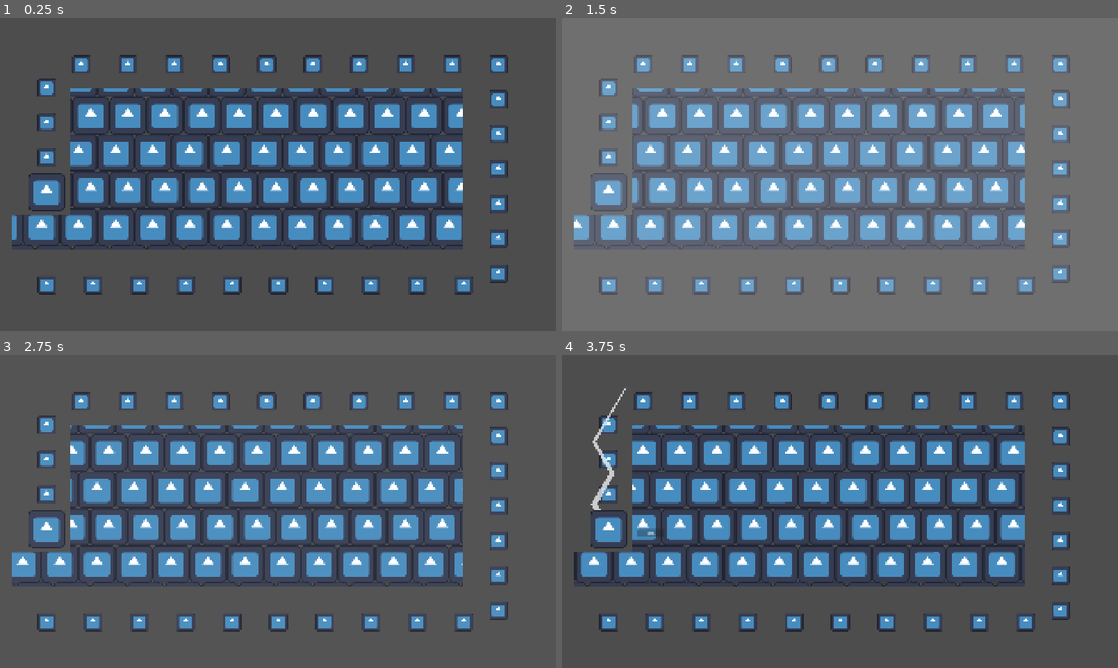
Above: before the commit, frames 1-4 (two rows, left to right).
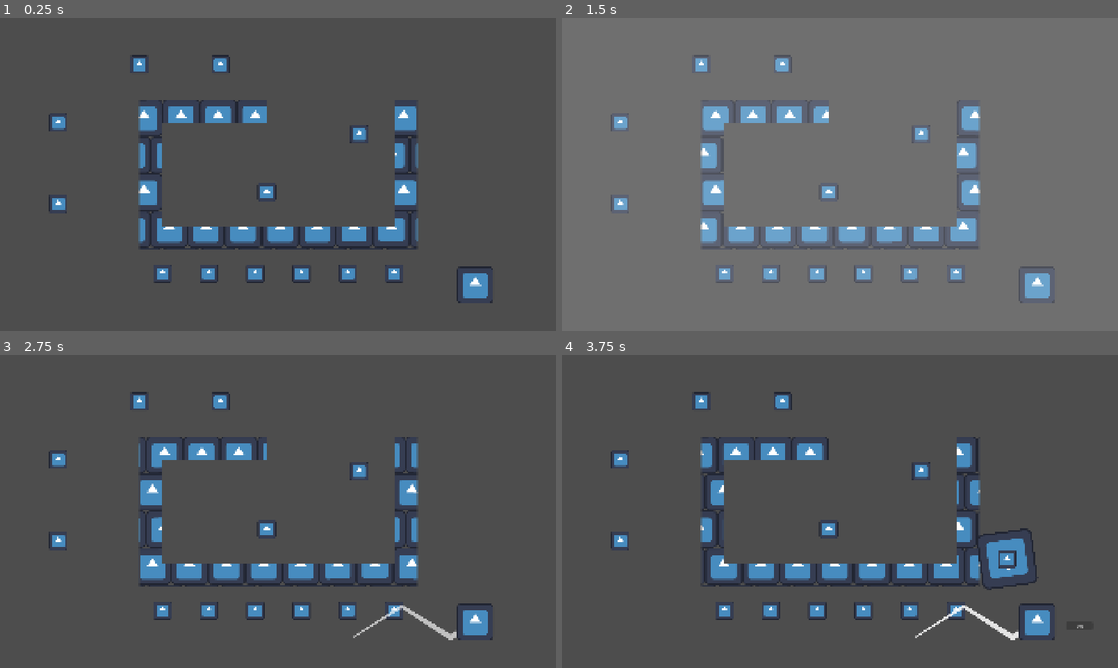
Above: after the commit, the same moments.

Repository: packapunchgames/RicoGame
Game: Godot game, scene res://ScenesAndScripts/main.tscn
Same seed, same stepped clock (60 frames per second), same inputs: the game is played once before the commit and once after it. The engine's default icon, where the game draws it, is replaced by a stand-in: a white triangle on a blue panel in a dark square.
Inputs (mouse positions are in pixels of both pictures, inside the frame that each line leads up to):
- Up to frame 1 (0.25 s): no input
- Up to frame 2 (1.5 s): move the mouse to (962, 158) at 0.52 s; press the mouse at (962, 158) at 0.53 s; move the mouse to (728, 190) at 1.27 s; release the mouse at (728, 190) at 1.28 s; click (728, 190) at 1.35 s
- Up to frame 3 (2.75 s): move the mouse to (333, 442) at 2.02 s; hold H from 2.03 s (still down); click (333, 442) at 2.3 s
- Up to frame 4 (3.75 s): move the mouse to (812, 574) at 2.77 s; release H at 2.78 s; click (812, 574) at 2.85 s; move the mouse to (1006, 558) at 3.52 s; press the mouse at (1006, 558) at 3.53 s

The runs differ from the first frame. In frame 1, 28% of the frame differs, in the area x 2-92%, y 11-92%; in frame 2, 26%; in frame 3, 27%; in frame 4, 28%, in the area x 2-94%, y 10-92%.

Commit message:
added joystick

Diff:
--- /dev/null
+++ b/ScenesAndScripts/Autoloads/Settings.gd
@@ -0,0 +1,7 @@
+extends Node
+
+var vibration : float = -1.0
+var sensitivity : float = 1.0
+
+func vibrate(duration : int, percent : int) -> void:
+	Input.vibrate_handheld(duration, (vibration * percent) / 100)
--- a/ScenesAndScripts/Components/InputHandler.gd
+++ b/ScenesAndScripts/Components/InputHandler.gd
@@ -3,6 +3,17 @@
 
 var ball : Ball
 @export var sub_viewport_container : SubViewportContainer
+@export var cancel_range : float = 100.0
+@export var cancel_zoom : float = 1.5
+@export var offset_divisor : int = 10
+@export var scale_divisor : int = 2500
+@export var follower_smooth_speed : int = 10
+
+@onready var start_pos: Marker2D = $StartPos
+@onready var stayer: Sprite2D = $StartPos/Stayer
+@onready var follower: Sprite2D = $Follower
+
+var distance : float
 
 func _ready() -> void:
 	ball = Global.player
@@ -13,19 +24,44 @@
 		if Input.is_action_just_pressed("press"):
 			ball.hasStarted = true
 			ball.initPos = mousePos
+			start_pos.position = ball.initPos
 		if Input.is_action_pressed("press") and ball.hasStarted:
 			ball.pressVector = mousePos
 			ball.heading = ball.pressVector.angle_to_point(ball.initPos)
 
-			ball.force = ball.pressVector.distance_to(ball.initPos)
+			distance = ball.pressVector.distance_to(ball.initPos)
+
+			ball.force = distance / Settings.sensitivity
+
+			handle_joystick(mousePos)
 		elif Input.is_action_just_released("press") and ball.hasStarted:
-			ball.hasShot = true
+			stayer.hide()
+			follower.hide()
 			ball.hasStarted = false
-			ball.emit_signal("shot")
 
-			Global.hit_stop(0.25)
-			ball.speed = ball.force / 100
+			if distance > cancel_range:
+				ball.hasShot = true
+				ball.emit_signal("shot")
 
-			ball.velocity = Vector2(cos(ball.heading), sin(ball.heading)) * ball.force
+				Global.hit_stop(0.25)
+				ball.speed = ball.force / 100
+
+				ball.velocity = Vector2(cos(ball.heading), sin(ball.heading)) * ball.force
 	elif Input.is_action_just_pressed("press"):
 		ball.emit_signal("restart")
+
+
+func handle_joystick(mousePos : Vector2) -> void:
+	follower.position = follower.position.lerp(mousePos, follower_smooth_speed * get_physics_process_delta_time())
+
+	stayer.look_at(mousePos)
+	stayer.offset.x = distance / offset_divisor
+	follower.position = mousePos
+	if distance < cancel_range:
+		stayer.scale = Vector2.ONE * cancel_zoom
+	else:
+		var size : Vector2 = Vector2(1 - distance / scale_divisor, 1 - distance / scale_divisor)
+		size = clamp(size, Vector2.ONE * 0.5, Vector2.ONE)
+		stayer.scale = size
+	stayer.show()
+	follower.show()
--- a/ScenesAndScripts/Components/trail_line.gd
+++ b/ScenesAndScripts/Components/trail_line.gd
@@ -6,6 +6,7 @@
 
 func _process(delta: float) -> void:
 	max_points = round(ball.speed * multiplier)
+
 	add_point(ball.global_position)
 
 	if points.size() >= max_points:
--- a/ScenesAndScripts/GameElements/ball.gd
+++ b/ScenesAndScripts/GameElements/ball.gd
@@ -24,7 +24,7 @@
 	set(x):
 		force = clamp(x, 0, topForce)
 		if abs(round(force - last_force_check)) >= difference:
-			Input.vibrate_handheld(5)
+			Settings.vibrate(5, 10)
 			last_force_check = snapped(x, difference)
 
 @onready var trail_line: Line2D = $TrailLine
--- a/ScenesAndScripts/GameElements/ball.tscn
+++ b/ScenesAndScripts/GameElements/ball.tscn
@@ -15,7 +15,8 @@
 point_count = 2
 
 [sub_resource type="Gradient" id="Gradient_6bj8f"]
-colors = PackedColorArray(1, 1, 1, 0.784314, 1, 1, 1, 0.392157)
+offsets = PackedFloat32Array(0, 0.997573, 1)
+colors = PackedColorArray(1, 1, 1, 0.392157, 1, 1, 1, 1, 1, 1, 1, 1)
 
 [node name="Ball" type="CharacterBody2D"]
 collision_layer = 2
--- a/ScenesAndScripts/GameElements/moving_target.gd
+++ b/ScenesAndScripts/GameElements/moving_target.gd
@@ -37,7 +37,7 @@
 					dir = DIRECTION.FIRST
 
 func _on_area_2d_body_entered(body: Node2D) -> void:
-	Input.vibrate_handheld(10)
+	Settings.vibrate(10, 100)
 	Global.hit_stop(0.05)
 	if body is Ball:
 		body.speed += body.boost
--- a/ScenesAndScripts/GameElements/target.gd
+++ b/ScenesAndScripts/GameElements/target.gd
@@ -2,7 +2,7 @@
 
 
 func _on_area_2d_body_entered(body: Node2D) -> void:
-	Input.vibrate_handheld(10)
+	Settings.vibrate(10, 100)
 	Global.hit_stop(0.05)
 	if body is Ball:
 		body.speed += body.boost
--- a/ScenesAndScripts/Levels/06.tscn
+++ b/ScenesAndScripts/Levels/06.tscn
@@ -19,13 +19,19 @@
 position = Vector2(1360, 880)
 
 [node name="Target2" parent="Targets" instance=ExtResource("3_qt6mp")]
-position = Vector2(1120, 880)
+position = Vector2(1200, 880)
 
 [node name="Target3" parent="Targets" instance=ExtResource("3_qt6mp")]
-position = Vector2(840, 880)
+position = Vector2(1040, 880)
 
 [node name="Target4" parent="Targets" instance=ExtResource("3_qt6mp")]
-position = Vector2(600, 880)
+position = Vector2(880, 880)
+
+[node name="Target11" parent="Targets" instance=ExtResource("3_qt6mp")]
+position = Vector2(720, 880)
+
+[node name="Target12" parent="Targets" instance=ExtResource("3_qt6mp")]
+position = Vector2(560, 880)
 
 [node name="Target5" parent="Targets" instance=ExtResource("3_qt6mp")]
 position = Vector2(200, 640)
--- a/ScenesAndScripts/main.tscn
+++ b/ScenesAndScripts/main.tscn
@@ -1,7 +1,8 @@
-[gd_scene load_steps=3 format=3 uid="uid://2efpx57nitbd"]
+[gd_scene load_steps=4 format=3 uid="uid://2efpx57nitbd"]
 
-[ext_resource type="PackedScene" uid="uid://b4o73yauyfhdx" path="res://ScenesAndScripts/Levels/09.tscn" id="1_glhd3"]
+[ext_resource type="PackedScene" uid="uid://l4olkjwsd2ln" path="res://ScenesAndScripts/Levels/06.tscn" id="1_glhd3"]
 [ext_resource type="Script" uid="uid://bgrnqnjkldx53" path="res://ScenesAndScripts/Components/InputHandler.gd" id="2_glhd3"]
+[ext_resource type="Texture2D" uid="uid://cqrhc2gl0xm4w" path="res://icon.svg" id="3_f6nm2"]
 
 [node name="Main" type="Control"]
 layout_mode = 3
@@ -44,4 +45,18 @@
 [node name="InputHandler" type="Node" parent="." node_paths=PackedStringArray("sub_viewport_container")]
 script = ExtResource("2_glhd3")
 sub_viewport_container = NodePath("../SubViewportContainer")
-metadata/_custom_type_script = "uid://bgrnqnjkldx53"
+offset_divisor = 5
+scale_divisor = 10000
+follower_smooth_speed = 1
+
+[node name="StartPos" type="Marker2D" parent="InputHandler"]
+position = Vector2(500, 600)
+
+[node name="Stayer" type="Sprite2D" parent="InputHandler/StartPos"]
+visible = false
+texture = ExtResource("3_f6nm2")
+
+[node name="Follower" type="Sprite2D" parent="InputHandler"]
+visible = false
+scale = Vector2(0.5, 0.5)
+texture = ExtResource("3_f6nm2")
--- a/ScenesAndScripts/world.gd
+++ b/ScenesAndScripts/world.gd
@@ -58,10 +58,11 @@
 			parent_node.add_child(instance)
 
 func restart() -> void:
+	Global.player.speed = 0
 	Global.player.trail_line.hide()
 	Global.player.position = initial_player_pos
-	Global.player.speed = 0
 	Global.player.velocity = Vector2.ZERO
+	Global.player.trail_line.clear_points()
 
 	await get_tree().create_timer(0.1).timeout
 	reset_and_reinstance_children(targets, initial_targets_data)
--- a/project.godot
+++ b/project.godot
@@ -18,6 +18,7 @@
 [autoload]
 
 Global="*res://ScenesAndScripts/Autoloads/Global.gd"
+Settings="*res://ScenesAndScripts/Autoloads/Settings.gd"
 
 [debug]
 
Not shown, added: ScenesAndScripts/Autoloads/Settings.gd.uid
